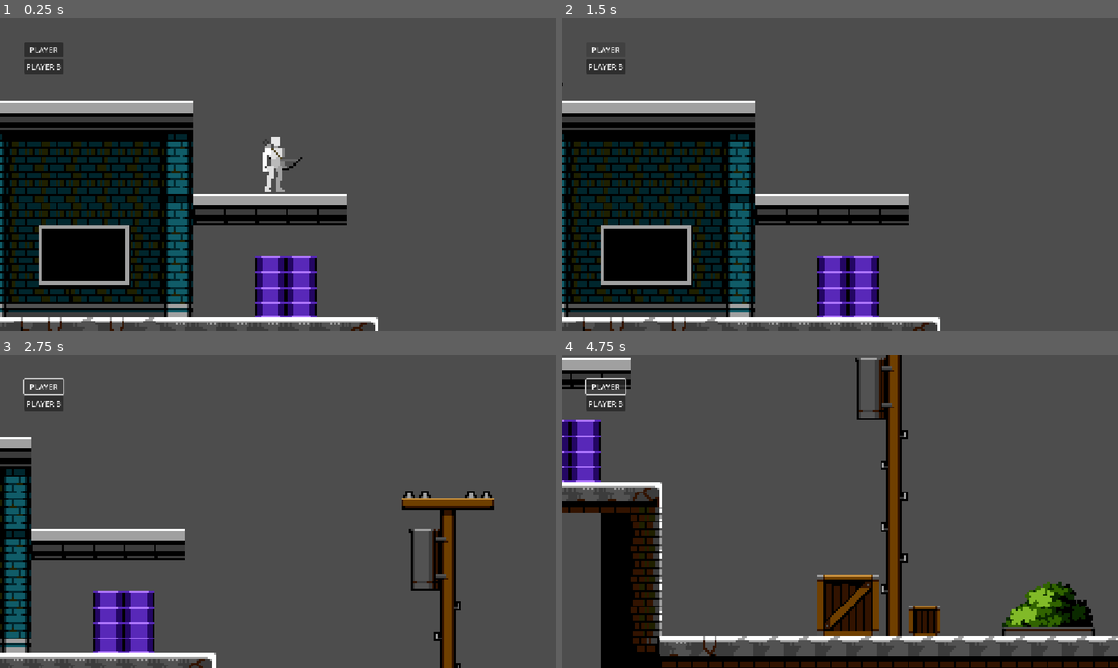
Above: before the commit, frames 1-4 (two rows, left to right).
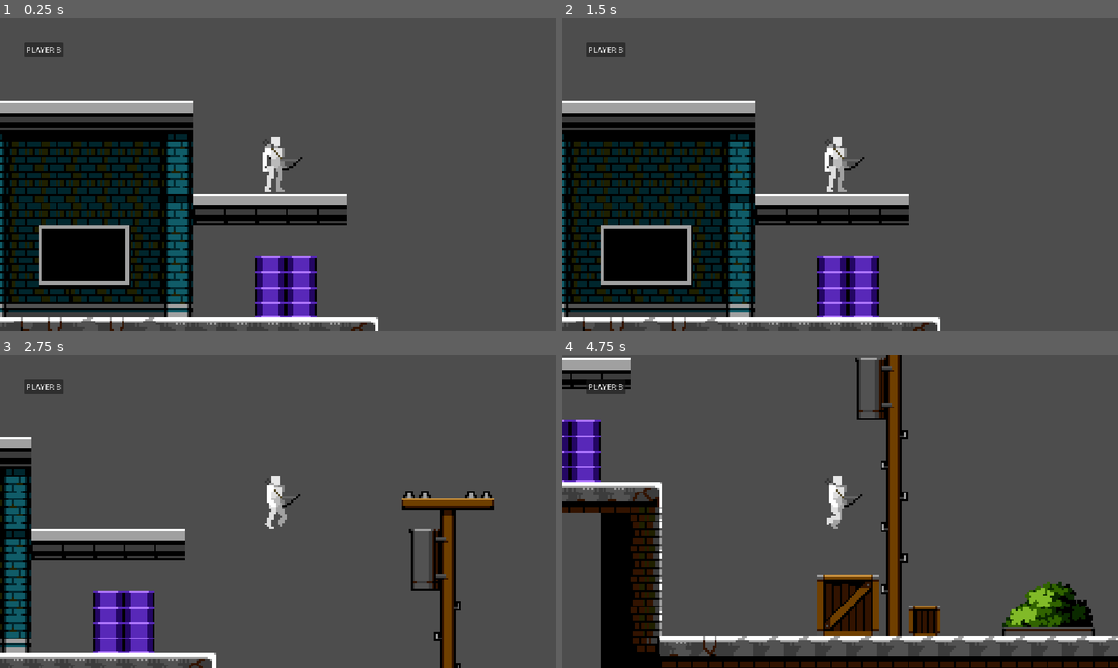
Above: after the commit, the same moments.

Repository: jordanjcf/prototipo-0001
Game: Godot game, scene res://Scenes/Juego.tscn
Two runs of this game, one before a commit and one after it. Both use one fixed random seed, a clock stepped at 60 frames per second and the inputs below.
Inputs:
- Up to frame 1 (0.25 s): no input
- Up to frame 2 (1.5 s): click "PLAYER B" at 0.5 s; click "PLAYER" at 1.25 s
- Up to frame 3 (2.75 s): tap Enter (ui_accept) at 2, 2.27 s; hold Right (ui_right) from 2.03 s (still down)
- Up to frame 4 (4.75 s): tap Enter (ui_accept) at 3.02, 4.52 s; release Right (ui_right) at 3.53 s; hold Left (ui_left) 3.53-4.28 s; hold Right (ui_right) from 4.28 s (still down)

The runs differ from the first frame. In frame 1, 0.4% of the frame differs, in the area x 4-12%, y 9-18%; in frame 2, 0.9%; in frame 3, 0.9%, in the area x 4-54%, y 7-56%; in frame 4, 0.9%.

Commit message:
Menu arreglado de cambio

Diff:
--- a/Scenes/Juego.tscn
+++ b/Scenes/Juego.tscn
@@ -19,20 +19,23 @@
 anchors_preset = 0
 offset_left = 50.0
 offset_top = 50.0
-offset_right = 270.0
-offset_bottom = 170.0
+offset_right = 153.0
+offset_bottom = 130.0
 
 [node name="Opciones" type="VBoxContainer" parent="MenuJugador/Panel" unique_id=1590650682]
 layout_mode = 0
-offset_right = 40.0
-offset_bottom = 40.0
+offset_right = 81.0
+offset_bottom = 66.0
 
 [node name="BotonPlayer" type="Button" parent="MenuJugador/Panel/Opciones" unique_id=347141141]
+visible = false
 layout_mode = 2
+focus_mode = 0
 text = "PLAYER"
 
 [node name="BotonPlayerB" type="Button" parent="MenuJugador/Panel/Opciones" unique_id=1627137337]
 layout_mode = 2
+focus_mode = 0
 text = "PLAYER B"
 
 [node name="Jugador" type="Node2D" parent="." unique_id=1985952323]
@@ -43,5 +46,7 @@
 [node name="PlayerB" parent="Jugador" unique_id=1148946810 instance=ExtResource("3_godn0")]
 process_mode = 4
 visible = false
+position = Vector2(156, 25)
 
+[connection signal="pressed" from="MenuJugador/Panel/Opciones/BotonPlayer" to="." method="_on_boton_player_pressed"]
 [connection signal="pressed" from="MenuJugador/Panel/Opciones/BotonPlayerB" to="." method="_on_boton_player_b_pressed"]
--- a/Scenes/PlayerB.tscn
+++ b/Scenes/PlayerB.tscn
@@ -160,6 +160,7 @@
 shape = SubResource("RectangleShape2D_7fd37")
 
 [node name="AnimatedSprite2D" type="AnimatedSprite2D" parent="." unique_id=1952063974]
+modulate = Color(0.22750467, 0.08485096, 0.8769741, 1)
 position = Vector2(0, -8)
 scale = Vector2(0.14306644, 0.14306644)
 sprite_frames = SubResource("SpriteFrames_2tk64")
--- a/Scenes/juego.gd
+++ b/Scenes/juego.gd
@@ -13,5 +13,35 @@
 
 
 func _on_boton_player_b_pressed():
+	var posicion = player.global_position
+
 	player.visible = false
+	player.process_mode = Node.PROCESS_MODE_DISABLED
+	$Jugador/Player/CollisionShape2D.disabled = true
+	$Jugador/Player/Camera2D.enabled = false
+
+	player_b.global_position = posicion
 	player_b.visible = true
+	player_b.process_mode = Node.PROCESS_MODE_INHERIT
+	$Jugador/PlayerB/CollisionShape2D.disabled = false
+	$Jugador/PlayerB/Camera2D.enabled = true
+
+	$MenuJugador/Panel/Opciones/BotonPlayer.visible = true
+	$MenuJugador/Panel/Opciones/BotonPlayerB.visible = false
+
+func _on_boton_player_pressed():
+	var posicion = player_b.global_position
+
+	player_b.visible = false
+	player_b.process_mode = Node.PROCESS_MODE_DISABLED
+	$Jugador/PlayerB/CollisionShape2D.disabled = true
+
+	player.global_position = posicion
+	player.visible = true
+	player.process_mode = Node.PROCESS_MODE_INHERIT
+	$Jugador/Player/CollisionShape2D.disabled = false
+	$Jugador/Player/Camera2D.enabled = true
+	$Jugador/PlayerB/Camera2D.enabled = false
+
+	$MenuJugador/Panel/Opciones/BotonPlayer.visible = false
+	$MenuJugador/Panel/Opciones/BotonPlayerB.visible = true
--- a/Script/player_b.gd
+++ b/Script/player_b.gd
@@ -1,8 +1,8 @@
 extends CharacterBody2D
 
 
-const SPEED = 520
-const JUMP_VELOCITY = -800
+const SPEED = 120
+const JUMP_VELOCITY = -350
 
 @onready var animation = $AnimatedSprite2D
 
